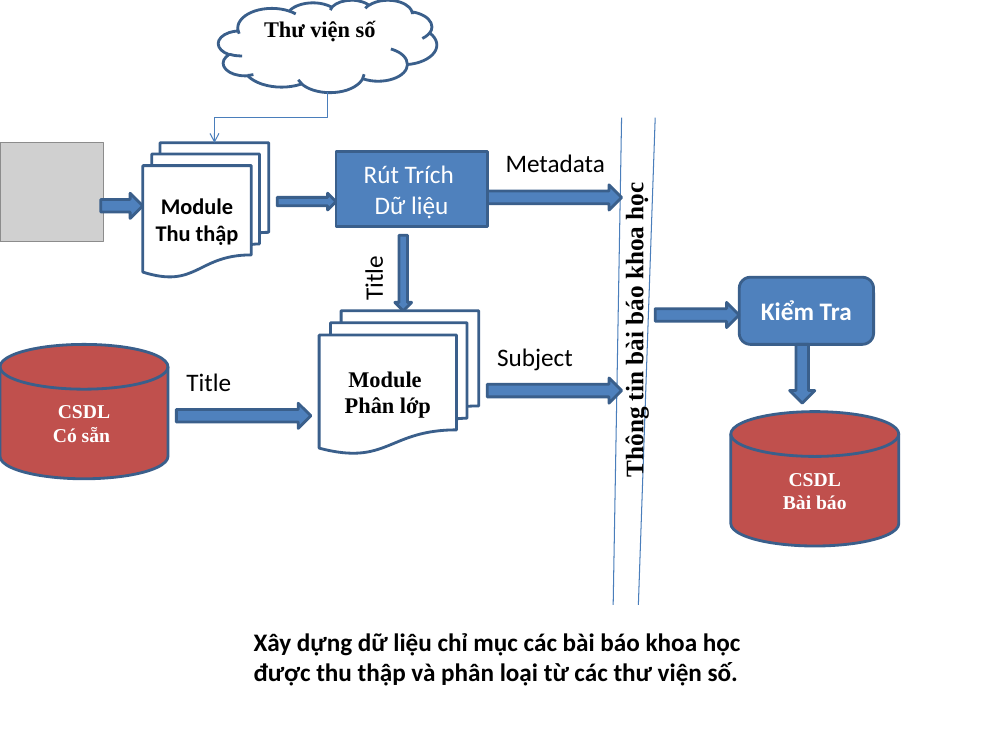
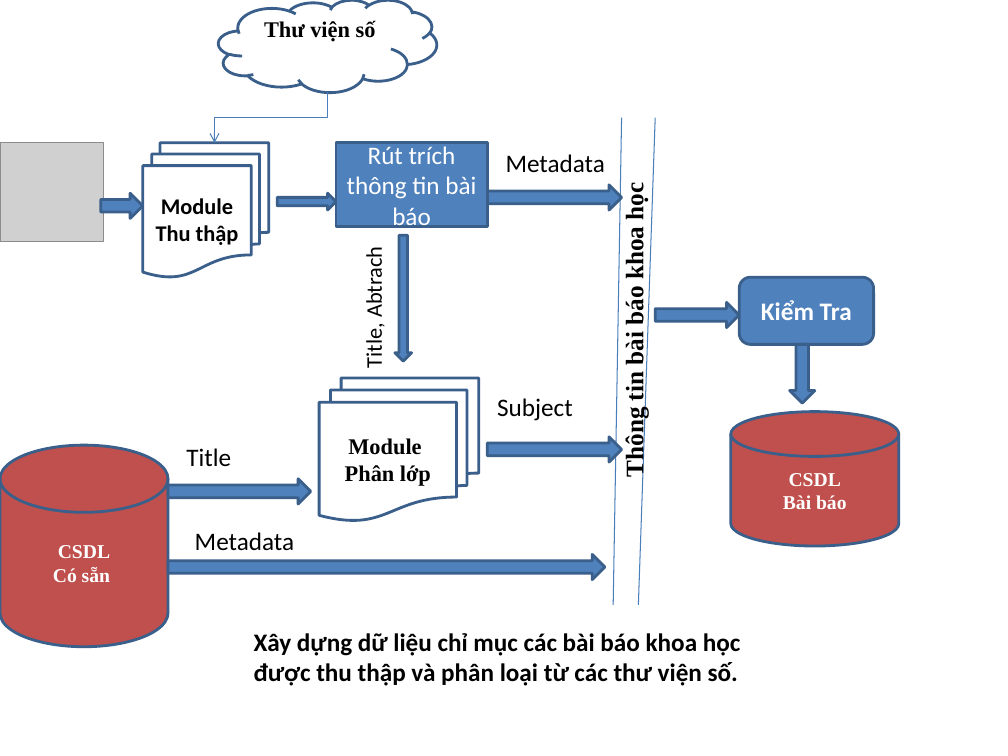
Before and after one commit to tiendv/detaitotnghiep, a slide deck: slide 1 of Outline thesis/De cuong/Kientrucdetai_26_8.pptx. Drawn at 1008x756 pixels with LibreOffice and Linux fonts; fonts in the diff are those of the drawing; grey boxes stand for pictures. Boxes give left, top, right and bottom in pixels: in the first picture for what was removed or moved away, otherwise in the second. Text is boxed around its words. In the diff, an @@ line names an element or a change of style, - is before the commit and + after.

```diff
--- a/Outline thesis/De cuong/Kientrucdetai_26_8.pptx
+++ b/Outline thesis/De cuong/Kientrucdetai_26_8.pptx
@@ rectangle "Rút trích thông tin bài ...": place and size @@
-rectangle "Rút trích thông tin bài ..." at [336, 151, 487, 227]
+rectangle "Rút trích thông tin bài ..." at [336, 143, 487, 227]
@@ text in rectangle at [347, 146, 476, 231]: text changed @@
-Rút Trích Dữ liệu
+Rút trích thông tin bài báo
@@ right arrow: place and size @@
-right arrow at [394, 235, 411, 310]
+right arrow at [395, 236, 412, 362]
@@ text at [361, 253, 388, 367]: text changed; size 18 to 16 pt @@
-Title
+Title, Abtrach
@@ flow chart multidocument "Module": place and size @@
-flow chart multidocument "Module" at [320, 310, 479, 454]
+flow chart multidocument "Module" at [320, 378, 479, 521]
@@ text "Subject": place and size @@
-text "Subject" at [497, 348, 573, 371]
+text "Subject" at [497, 398, 573, 421]
@@ cylinder "CSDL": place and size @@
-cylinder "CSDL" at [0, 345, 168, 479]
+cylinder "CSDL" at [0, 446, 168, 647]
@@ text "Title": place and size @@
-text "Title" at [186, 373, 231, 391]
+text "Title" at [186, 448, 231, 466]
@@ right arrow: place and size @@
-right arrow at [487, 378, 621, 403]
+right arrow at [487, 436, 621, 462]
@@ right arrow: place and size @@
-right arrow at [176, 403, 310, 428]
+right arrow at [168, 479, 311, 504]
@@ text added at [195, 532, 294, 551], 18 pt, text #000000 @@
+Metadata
@@ right arrow added at [168, 554, 605, 580], fill #4F81BD, outline #3A5F8C 2 pt @@
```
Also in this commit, not shown: 2 other slides changed, 1 slide added.
